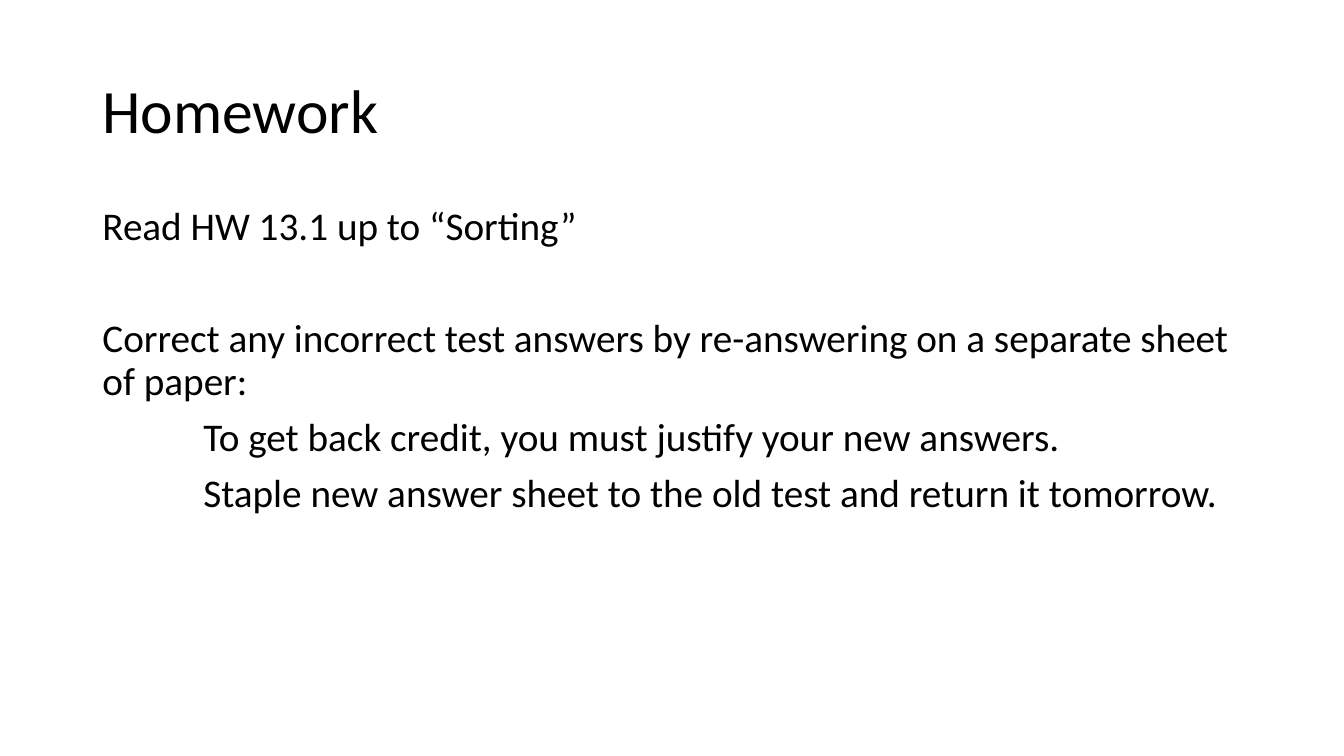
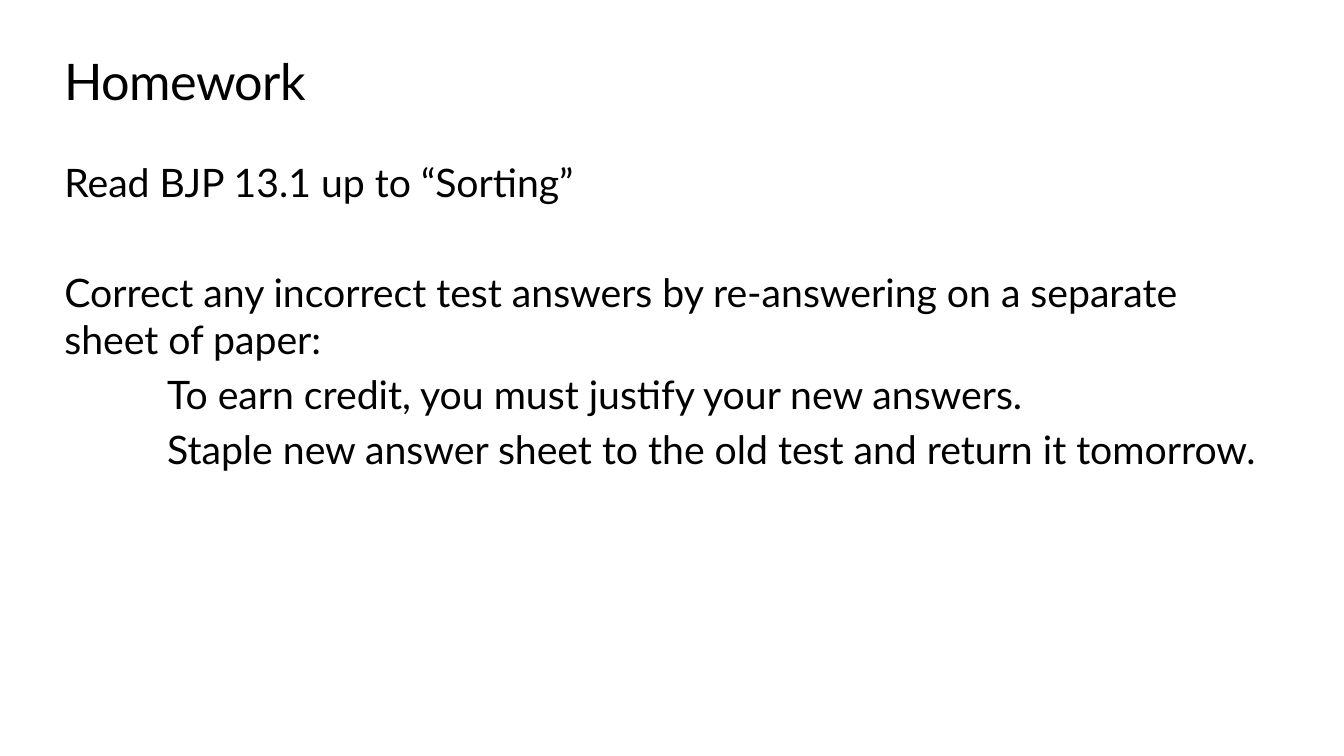
Before and after one commit to TEALSK12/apcsa-public, a slide deck: slide 19 of curriculum/Unit7/Unit7.pptx. Drawn at 1344x756 pixels with LibreOffice and Linux fonts; fonts in the diff are those of the drawing; background and template pictures are left out. Boxes give left, top, right and bottom in pixels: in the first picture for what was removed or moved away, otherwise in the second. Text is boxed around its words. In the diff, an @@ line names an element or a change of style, - is before the commit and + after.

```diff
--- a/curriculum/Unit7/Unit7.pptx
+++ b/curriculum/Unit7/Unit7.pptx
@@ title "Homework": place and size @@
-title "Homework" at [102, 90, 378, 134]
+title "Homework" at [65, 63, 306, 101]
@@ title "Homework" at [65, 63, 306, 101]: size 44 to 36 pt, font Calibri to Lato, letter spacing 0 to -0.5 pt; line spacing 0.9 to 1; vertical alignment middle to top @@
@@ text at [64, 167, 574, 204]: text changed; font Calibri to Lato @@
-Read HW 13.1 up to “Sorting”
+Read BJP 13.1 up to “Sorting”
@@ text "Read BJP 13.1 up to ...": place and size @@
-text "Read BJP 13.1 up to ..." at [102, 212, 1228, 514]
+text "Read BJP 13.1 up to ..." at [64, 167, 1255, 471]
@@ text at [64, 278, 1255, 471]: font Calibri to Lato in "Correct any incorrect test answers by re-answering ...", "Staple new answer sheet to the old ..."; line spacing 0.9 to 1; less space between paragraphs @@
@@ text at [167, 380, 1022, 416]: text changed; font Calibri to Lato @@
-To get back credit, you must justify your new answers.
+To earn credit, you must justify your new answers.
```
Also in this commit, not shown: 42 other slides changed, 1 slide added, 4 other files.
